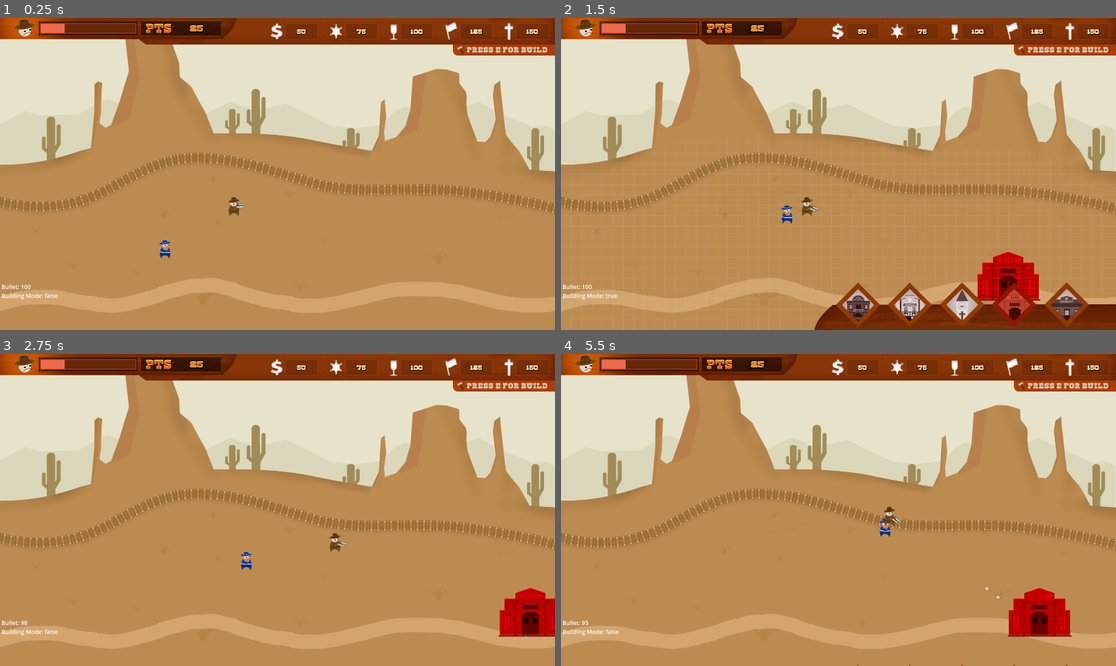
Above: before the commit, frames 1-4 (two rows, left to right).
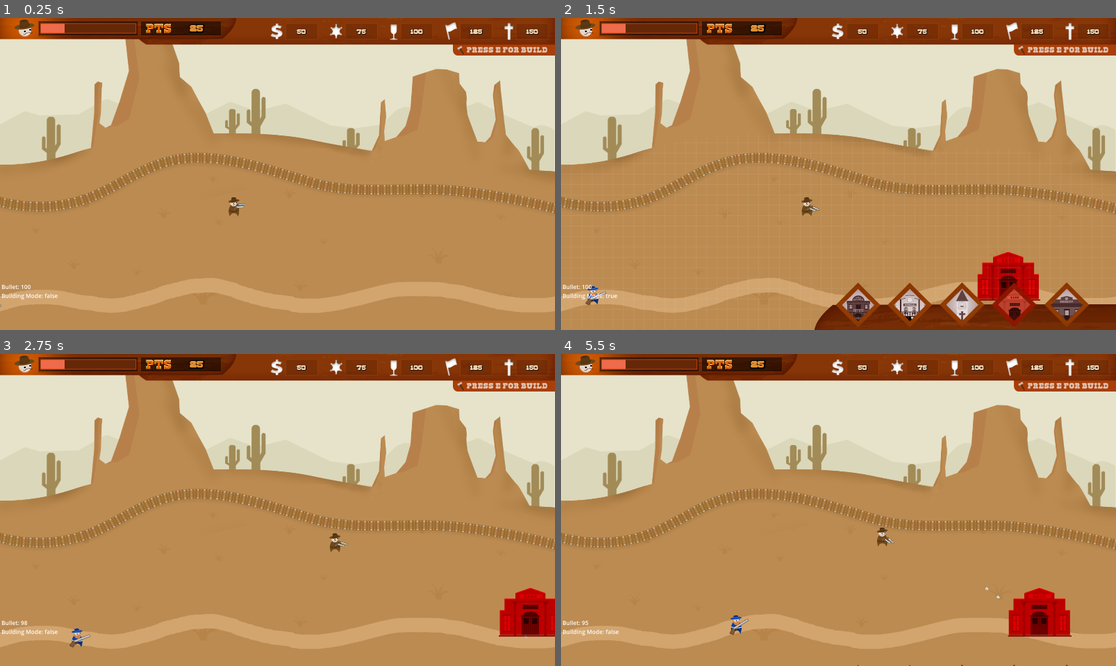
Above: after the commit, the same moments.

Repository: realfirat/A-Simple-Wild-West-Game
Game: Godot game, scene res://scenes/main.tscn
Same seed, same stepped clock (60 frames per second), same inputs: the game is played once before the commit and once after it.
Inputs (mouse positions are in pixels of both pictures, inside the frame that each line leads up to):
- Up to frame 1 (0.25 s): no input
- Up to frame 2 (1.5 s): move the mouse to (855, 30) at 0.52 s; hold D (go_right) 0.53-1.28 s; tap E (build_mode) at 0.6 s; click (855, 30) at 0.67 s; move the mouse to (1016, 308) at 1.27 s; hold S (go_down) from 1.28 s (still down); click (1016, 308) at 1.35 s
- Up to frame 3 (2.75 s): move the mouse to (532, 637) at 2.02 s; release S (go_down) at 2.03 s; hold D (go_right) from 2.03 s (still down); tap E (build_mode) at 2.1 s; click (532, 637) at 2.17 s
- Up to frame 4 (5.5 s): move the mouse to (916, 366) at 2.77 s; release D (go_right) at 2.78 s; hold W (go_up) 2.78-3.53 s; click (916, 366) at 2.85 s; move the mouse to (971, 366) at 3.52 s; hold A (go_left) 3.53-5.03 s; tap E (build_mode) at 3.6, 5.1 s; click (971, 366) at 3.67 s; move the mouse to (993, 644) at 4.27 s; click (993, 644) at 4.35 s; move the mouse to (1043, 641) at 5.02 s; hold S (go_down) from 5.03 s (still down); click (1043, 641) at 5.17 s

The runs differ from the first frame. In frame 1, less than 0.1% of the frame differs, in the area x 0-31%, y 71-93%; in frame 2, 0.2%; in frame 3, 0.2%; in frame 4, 0.3%, in the area x 30-62%, y 48-90%.

Commit message:
federal ai 1

Diff:
--- a/scenes/federal.tscn
+++ b/scenes/federal.tscn
@@ -1,22 +1,42 @@
-[gd_scene load_steps=4 format=3 uid="uid://c76041yliujjx"]
+[gd_scene load_steps=7 format=3 uid="uid://c76041yliujjx"]
 
 [ext_resource type="Texture2D" uid="uid://bp55cti3cq6b2" path="res://assets/fed.png" id="1_g67at"]
 [ext_resource type="Script" path="res://scripts/federal.gd" id="1_qp1fn"]
+[ext_resource type="Script" path="res://scripts/federal_body.gd" id="2_ppa4h"]
+[ext_resource type="Texture2D" uid="uid://doe8s8lvl8r3o" path="res://assets/_0003_tufek.png" id="3_bvvbo"]
+
+[sub_resource type="Curve2D" id="Curve2D_q54sr"]
+_data = {
+"points": PackedVector2Array(0, 0, 0, 0, -69, 1019, -69.7944, 15.5566, 69.7944, -15.5566, 54, 970, -37.9261, -8.37547, 37.9261, 8.37547, 195, 965, -59.8597, 2.64866, 59.8597, -2.64866, 367, 994, 0, 0, 0, 0, 493, 978, -85.3299, 8.83045, 85.3299, -8.83045, 674, 923, 0, 0, 0, 0, 808, 941, -115.258, -12.7279, 115.258, 12.7279, 993, 989, 0, 0, 0, 0, 1147, 992, -59.8463, 5.03968, 59.8463, -5.03968, 1395, 937, -46.6171, -7.55953, 46.6171, 7.55953, 1541, 941, -73.7054, -11.9692, 73.7054, 11.9692, 1764, 989, 0, 0, 0, 0, 2000, 984)
+}
+point_count = 13
 
 [sub_resource type="RectangleShape2D" id="RectangleShape2D_fmi7x"]
 size = Vector2(36, 36)
 
-[node name="federal" type="CharacterBody2D"]
+[node name="federal" type="Path2D"]
+curve = SubResource("Curve2D_q54sr")
 script = ExtResource("1_qp1fn")
 
-[node name="CollisionShape2D" type="CollisionShape2D" parent="."]
+[node name="PathFollow2D" type="PathFollow2D" parent="."]
+position = Vector2(-69, 1019)
+rotation = -0.379104
+rotates = false
+loop = false
+
+[node name="federal_body" type="CharacterBody2D" parent="PathFollow2D"]
+rotation = 0.379104
+scale = Vector2(1, 1)
+script = ExtResource("2_ppa4h")
+
+[node name="CollisionShape2D" type="CollisionShape2D" parent="PathFollow2D/federal_body"]
 position = Vector2(0, 13)
 shape = SubResource("RectangleShape2D_fmi7x")
 
-[node name="Sprite2D" type="Sprite2D" parent="."]
+[node name="Sprite2D" type="Sprite2D" parent="PathFollow2D/federal_body"]
 texture = ExtResource("1_g67at")
 
-[node name="NavigationAgent2D" type="NavigationAgent2D" parent="."]
-path_postprocessing = 1
-avoidance_enabled = true
-radius = 109.1
+[node name="rifle" type="Sprite2D" parent="PathFollow2D/federal_body"]
+position = Vector2(0, 10)
+texture = ExtResource("3_bvvbo")
+offset = Vector2(9, 6)
--- a/scenes/main.tscn
+++ b/scenes/main.tscn
@@ -64,19 +64,10 @@
 [sub_resource type="RectangleShape2D" id="RectangleShape2D_i0tpu"]
 size = Vector2(153, 59)
 
-[sub_resource type="NavigationPolygon" id="NavigationPolygon_sq5nu"]
-vertices = PackedVector2Array(70, 1003, -63, 1040, -40, 956, 105, 683, -12, 663, 166, 999, 206, 679, 1826, 662, 1939, 695, 1963, 1023, 1884, 1026, 1785, 1028, 1679, 1001, 314, 1017, 291, 655, 423, 1023, 384, 618, 508, 1000, 643, 964, 467, 573, 562, 530, 660, 510, 724, 957, 783, 516, 984, 569, 809, 974, 1131, 1024, 1036, 1023, 914, 1003, 1178, 616, 1341, 978, 1452, 967, 1435, 620, 1629, 631, 1569, 977)
-polygons = Array[PackedInt32Array]([PackedInt32Array(0, 1, 2, 3), PackedInt32Array(2, 4, 3), PackedInt32Array(5, 0, 3, 6), PackedInt32Array(7, 8, 9, 10, 11, 12), PackedInt32Array(13, 5, 6, 14, 15), PackedInt32Array(15, 14, 16, 17), PackedInt32Array(18, 17, 16, 19, 20, 21), PackedInt32Array(22, 18, 21, 23, 24), PackedInt32Array(25, 22, 24), PackedInt32Array(26, 27, 28, 25, 24, 29, 30), PackedInt32Array(31, 30, 29, 32, 33), PackedInt32Array(34, 31, 33, 7), PackedInt32Array(12, 34, 7)])
-outlines = Array[PackedVector2Array]([PackedVector2Array(-40, 956, -12, 663, 105, 683, 206, 679, 291, 655, 384, 618, 467, 573, 562, 530, 660, 510, 783, 516, 984, 569, 1178, 616, 1435, 620, 1629, 631, 1826, 662, 1939, 695, 1963, 1023, 1884, 1026, 1785, 1028, 1679, 1001, 1569, 977, 1452, 967, 1341, 978, 1131, 1024, 1036, 1023, 914, 1003, 809, 974, 724, 957, 643, 964, 508, 1000, 423, 1023, 314, 1017, 166, 999, 70, 1003, -63, 1040)])
-cell_size = 5.0
-
 [node name="main" type="Node2D"]
 script = ExtResource("1_hc6o7")
 metadata/_edit_horizontal_guides_ = []
 metadata/_edit_vertical_guides_ = []
-
-[node name="federal" parent="." instance=ExtResource("25_oiuur")]
-position = Vector2(550.96, 817.154)
 
 [node name="bg_sky" type="Sprite2D" parent="."]
 z_index = -20
@@ -446,10 +437,7 @@
 [node name="CollisionPolygon2D2" type="CollisionPolygon2D" parent="build_zone"]
 polygon = PackedVector2Array(-42, 962, 12, 955, 71, 941, 137, 937, 191, 939, 239, 946, 291, 956, 364, 966, 425, 965, 52 …(517 unchanged characters)…
 
-[node name="navigation_area" type="NavigationRegion2D" parent="." groups=["nav"]]
-z_index = 2
-navigation_polygon = SubResource("NavigationPolygon_sq5nu")
-use_edge_connections = false
+[node name="federal" parent="." instance=ExtResource("25_oiuur")]
 
 [connection signal="input_event" from="UI/building_block/bank/Area2D" to="UI/building_block/bank" method="_on_area_2d_input_event"]
 [connection signal="mouse_entered" from="UI/building_block/bank/Area2D" to="UI/building_block/bank" method="_on_area_2d_mouse_entered"]
--- a/scripts/federal.gd
+++ b/scripts/federal.gd
@@ -1,21 +1,9 @@
-extends CharacterBody2D
+extends Path2D
 
-@onready var nav : NavigationAgent2D = $NavigationAgent2D
-var speed = 200
-var accel = 7
-var player
+var fed_speed = 0.001
 
-func _ready():
-	if get_tree().has_group("player"):
-		player = get_tree().get_nodes_in_group("player")[0]
+func _process(delta):
+	$PathFollow2D.progress_ratio += fed_speed
 
-
-func _physics_process(delta):
-	var direction = Vector3()
-	nav.target_position = player.global_position
-
-	direction = nav.get_next_path_position() - global_position
-	direction = direction.normalized()
-
-	velocity = velocity.lerp(direction * speed, accel * delta)
-	move_and_slide()
+	if $PathFollow2D.progress_ratio > 0.99:
+		queue_free()
--- /dev/null
+++ b/scripts/federal_body.gd
@@ -0,0 +1,17 @@
+extends CharacterBody2D
+
+var player : CharacterBody2D
+
+func _ready():
+	if get_tree().has_group("player"):
+		player = get_tree().get_first_node_in_group("player")
+
+func _process(delta):
+	if global_position.x <= player.global_position.x:
+		$Sprite2D.flip_h = false
+		$rifle.flip_v = false
+	else:
+		$Sprite2D.flip_h = true
+		$rifle.flip_v = true
+
+	$rifle.look_at(player.global_position)
Not shown: 1 places in scenes/main.tscn that only renumber resources
